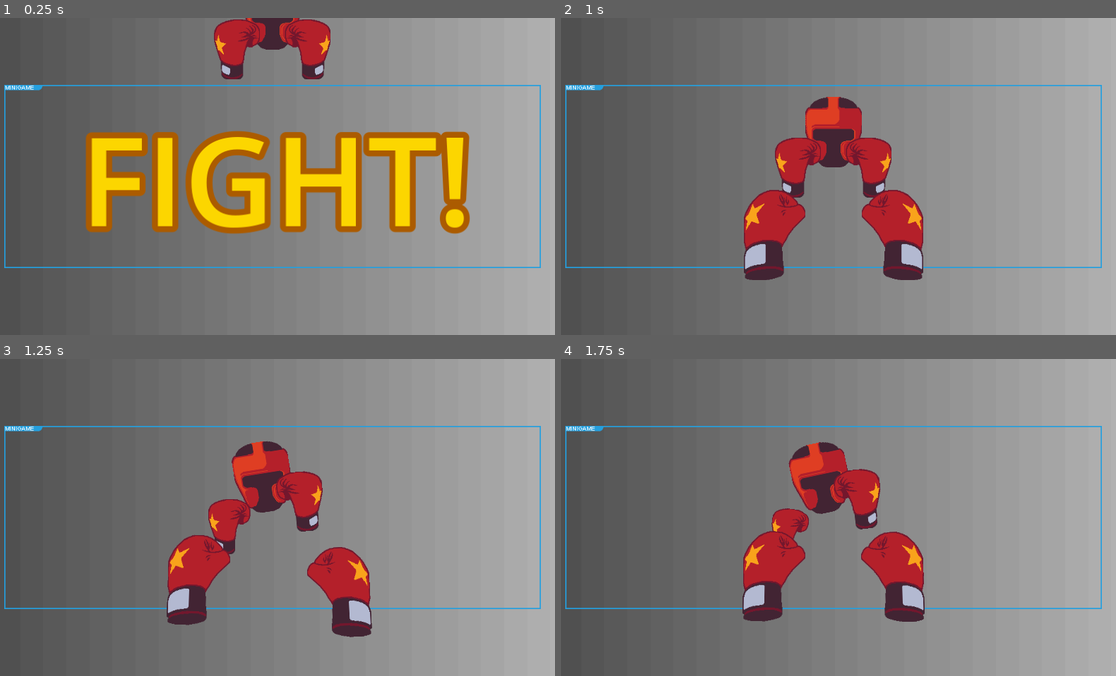
Above: before the commit, frames 1-4 (two rows, left to right).
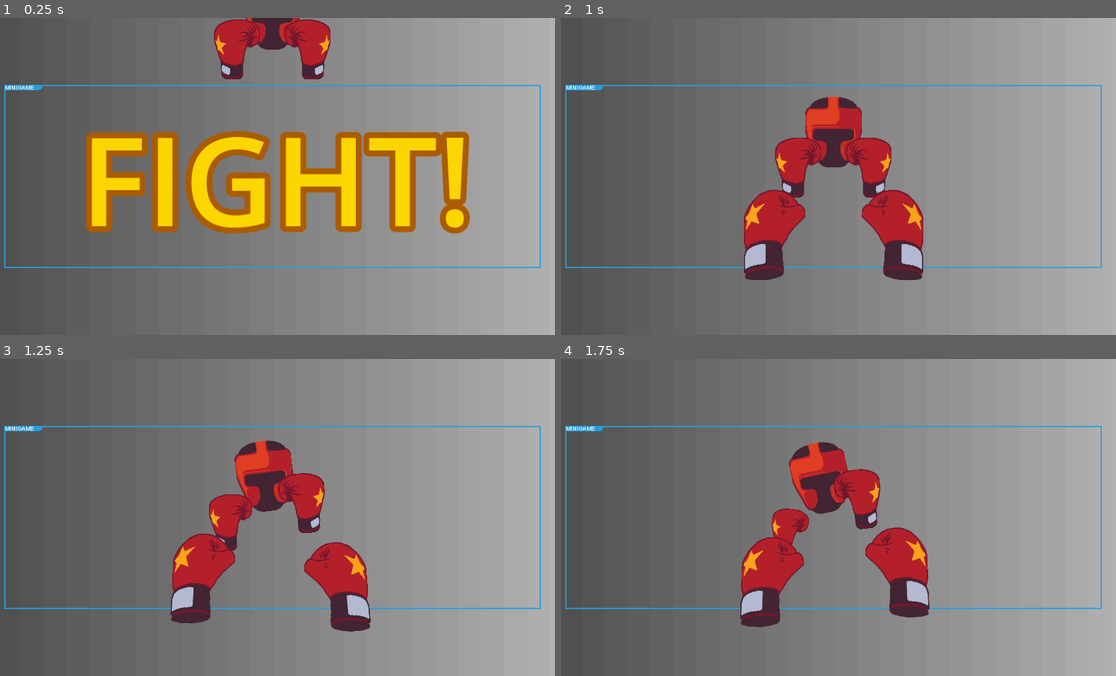
Above: after the commit, the same moments.

Repository: mitchellwinn/YGBF
Game: Godot game, scene res://scenes/minigames/punchout.tscn
The game is run twice, just before and just after one commit, with the same random seed, the same clock (stepped at 60 frames per second) and the same inputs. This scene is started directly instead of the project's main scene.
Inputs (mouse positions are in pixels of both pictures, inside the frame that each line leads up to):
- Up to frame 1 (0.25 s): no input
- Up to frame 2 (1 s): tap Enter (confirm) at 0.5, 0.6 s; move the mouse to (960, 160) at 0.52 s; hold Right (move_right) from 0.53 s (still down)
- Up to frame 3 (1.25 s): keep holding Right (move_right)
- Up to frame 4 (1.75 s): move the mouse to (721, 533) at 1.27 s; release Right (move_right) at 1.28 s; hold Backspace (back) from 1.28 s (still down); tap Enter (confirm) at 1.35 s

Frames 1-2 are identical in both runs. In frame 3, 3.3% of the frame differs, in the area x 30-68%, y 25-88%; in frame 4, 2.3%.
Error in both runs: Invalid assignment of property or key 'text' with value of type 'String' on a base object of type 'Nil'. (res://scripts/singletons/dialogue_manager.gd:19)

Commit message:
change constants

Diff:
--- a/scripts/minigames/punchout.gd
+++ b/scripts/minigames/punchout.gd
@@ -3,7 +3,7 @@
 class_name Punchout
 
 const WAIT_TIME: float = 2.0
-const ANIM_SPEED: float = 1.5
+const ANIM_SPEED: float = 1.25
 var timer: Timer
 var thread: Thread
 var scene_animator: AnimationPlayer
